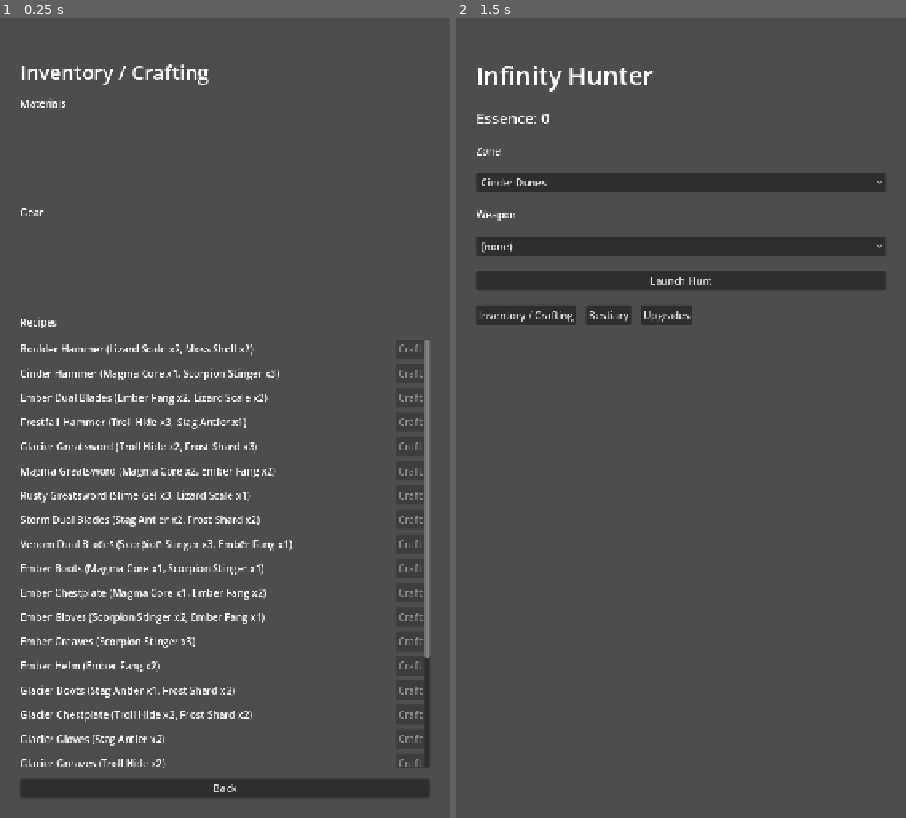
Above: before the commit, frames 1-2 (left to right).
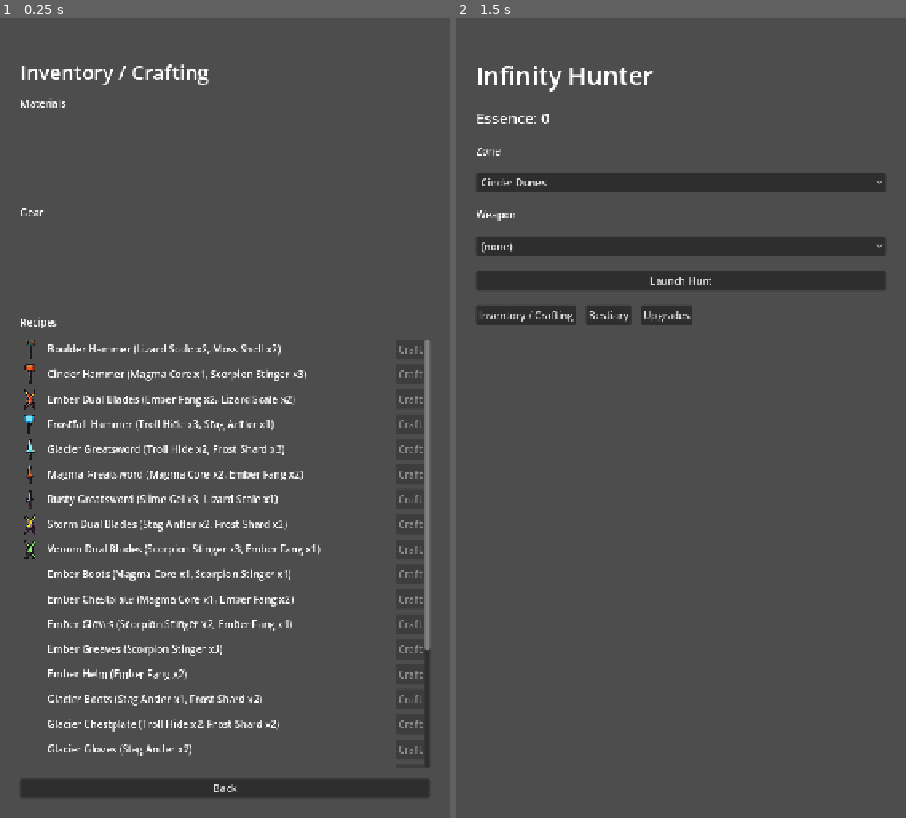
Above: after the commit, the same moments.

Repository: taigamura/infinity-hunter
Game: Godot game, scene res://src/ui/inventory/inventory_screen.tscn
The game is run twice, just before and just after one commit, with the same random seed, the same clock (stepped at 60 frames per second) and the same inputs. This scene is started directly instead of the project's main scene.
Inputs (mouse positions are in pixels of both pictures, inside the frame that each line leads up to):
- Up to frame 1 (0.25 s): no input
- Up to frame 2 (1.5 s): tap Enter at 0.5 s; move the mouse to (780, 378) at 0.52 s; hold Right (ui_right) 0.53-1.25 s; click (780, 378) at 0.67 s; click "Back" at 1.25 s

The runs differ from the first frame. In frame 1, 8.2% of the frame differs, in the area x 4-96%, y 40-94%; in frame 2, nothing differs.

Commit message:
Add weapon icons (9) + wire into launch/inventory UI
Generate 32x32 pixel weapon icons via SD1.5 img2img seeded from tinted
silhouette templates (fixes silhouette + element color that text2img alone
couldn't hold; dual blades now clearly show two crossed blades). Add a subtle
1px outline on install.

- assets/weapons/<id>.png: 9 final icons (one per weapon)
- src/ui/weapon_icons.gd: WeaponIcons.for_id() loads icons by per-id
  convention, mirroring the monster-sheet loader; null for missing art
- launch_screen: weapon dropdown shows icons (add_icon_item)
- inventory_screen: 32x32 icon slot on gear + recipe rows (armor -> empty slot)
- .gitignore: ignore assets/{sprites,weapons}/_gen generation scratch
- CONTEXT.md: note weapon icons as real art

Test gate: 164 passed, 0 failed. Headless smoke test of both screens clean.

Co-Authored-By: Claude Opus 4.8 <noreply@anthropic.com>
Claude-Session: https://claude.ai/code/session_01NA3rx8xj2nCCFhPwqUYDYg

Diff:
--- a/src/ui/inventory/inventory_screen.gd
+++ b/src/ui/inventory/inventory_screen.gd
@@ -27,15 +27,20 @@
 		materials_list.add_child(label)
 
 	for instance in GameState.inventory.gear:
-		var label := Label.new()
 		var def_id: String = instance["def_id"]
 		var def_name := def_id
 		if GameState.weapons.has(def_id):
 			def_name = GameState.weapons[def_id].name
 		elif GameState.armors.has(def_id):
 			def_name = GameState.armors[def_id].name
+		var row := HBoxContainer.new()
+		row.add_theme_constant_override("separation", 8)
+		row.add_child(_icon_rect(def_id))
+		var label := Label.new()
 		label.text = "%s [%s]" % [def_name, instance["rolled_stats"].get("rarity", "")]
-		gear_list.add_child(label)
+		label.size_flags_vertical = SIZE_SHRINK_CENTER
+		row.add_child(label)
+		gear_list.add_child(row)
 
 	for def_id in GameState.weapons:
 		_add_recipe_row(GameState.weapons[def_id])
@@ -45,6 +50,8 @@
 func _add_recipe_row(def) -> void:
 	var row := HBoxContainer.new()
 	row.add_theme_constant_override("separation", 12)
+
+	row.add_child(_icon_rect(def.id))
 
 	var label := Label.new()
 	label.text = "%s (%s)" % [def.name, _recipe_text(def.recipe)]
@@ -72,6 +79,16 @@
 		GameState.persist()
 		_refresh()
 
+# A fixed 32x32 icon slot. Weapons show their sprite; anything without an icon
+# (armor, or a weapon lacking art) gets an empty slot so rows stay aligned.
+func _icon_rect(def_id: String) -> TextureRect:
+	var tr := TextureRect.new()
+	tr.custom_minimum_size = Vector2(32, 32)
+	tr.stretch_mode = TextureRect.STRETCH_KEEP_ASPECT_CENTERED
+	tr.size_flags_vertical = SIZE_SHRINK_CENTER
+	tr.texture = WeaponIcons.for_id(def_id)
+	return tr
+
 func _clear(container: VBoxContainer) -> void:
 	for child in container.get_children():
 		child.queue_free()
--- a/src/ui/launch/launch_screen.gd
+++ b/src/ui/launch/launch_screen.gd
@@ -40,7 +40,12 @@
 	for instance in GameState.inventory.gear:
 		if GameState.weapons.has(instance["def_id"]):
 			var def: WeaponDef = GameState.weapons[instance["def_id"]]
-			weapon_option.add_item("%s (%s)" % [def.name, instance["rolled_stats"].get("rarity", "")])
+			var text := "%s (%s)" % [def.name, instance["rolled_stats"].get("rarity", "")]
+			var icon := WeaponIcons.for_id(def.id)
+			if icon != null:
+				weapon_option.add_icon_item(icon, text)
+			else:
+				weapon_option.add_item(text)
 			_weapon_gear_ids.append(instance["def_id"])
 
 func _on_start_pressed() -> void:
--- /dev/null
+++ b/src/ui/weapon_icons.gd
@@ -0,0 +1,19 @@
+# Loads per-weapon icons by the convention assets/weapons/<weapon_id>.png.
+# Mirrors the per-monster sprite convention in combat/monster_sprite_sheet.gd.
+# Returns null when a weapon has no icon yet, so callers degrade gracefully.
+class_name WeaponIcons
+extends RefCounted
+
+const WEAPON_DIR := "res://assets/weapons/"
+
+static var _cache: Dictionary = {}
+
+static func for_id(weapon_id: String) -> Texture2D:
+	if _cache.has(weapon_id):
+		return _cache[weapon_id]
+	var path := WEAPON_DIR + weapon_id + ".png"
+	var tex: Texture2D = null
+	if ResourceLoader.exists(path):
+		tex = load(path) as Texture2D
+	_cache[weapon_id] = tex
+	return tex
Binary file added: assets/weapons/boulder_hammer.png
Binary file added: assets/weapons/cinder_hammer.png
Binary file added: assets/weapons/ember_dual_blades.png
Binary file added: assets/weapons/frostfall_hammer.png
Binary file added: assets/weapons/glacier_greatsword.png
Binary file added: assets/weapons/magma_greatsword.png
Binary file added: assets/weapons/rusty_greatsword.png
Binary file added: assets/weapons/storm_dual_blades.png
Binary file added: assets/weapons/venom_dual_blades.png
Not shown, added: src/ui/weapon_icons.gd.uid
Not shown, changed: .gitignore
Not shown, changed: CONTEXT.md
